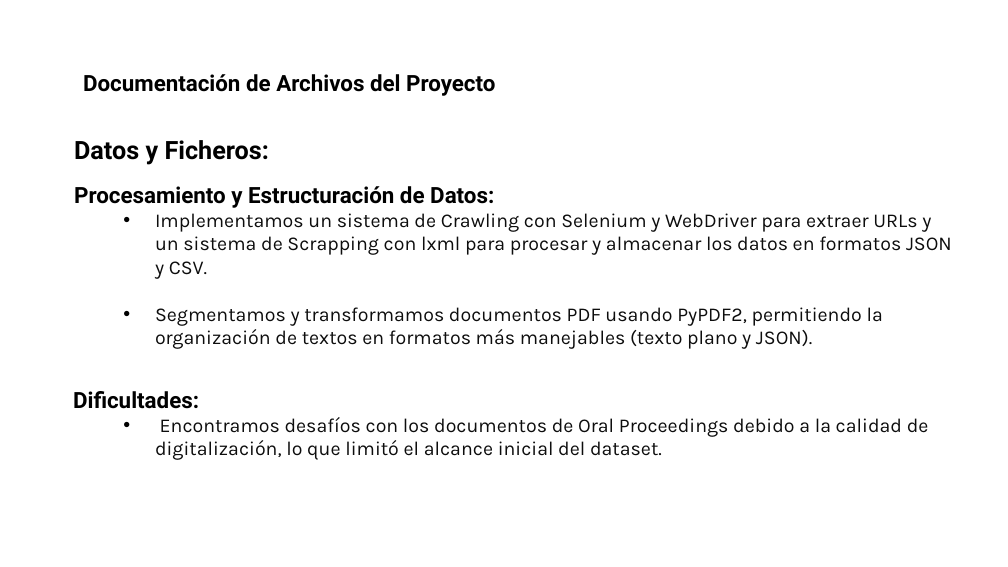
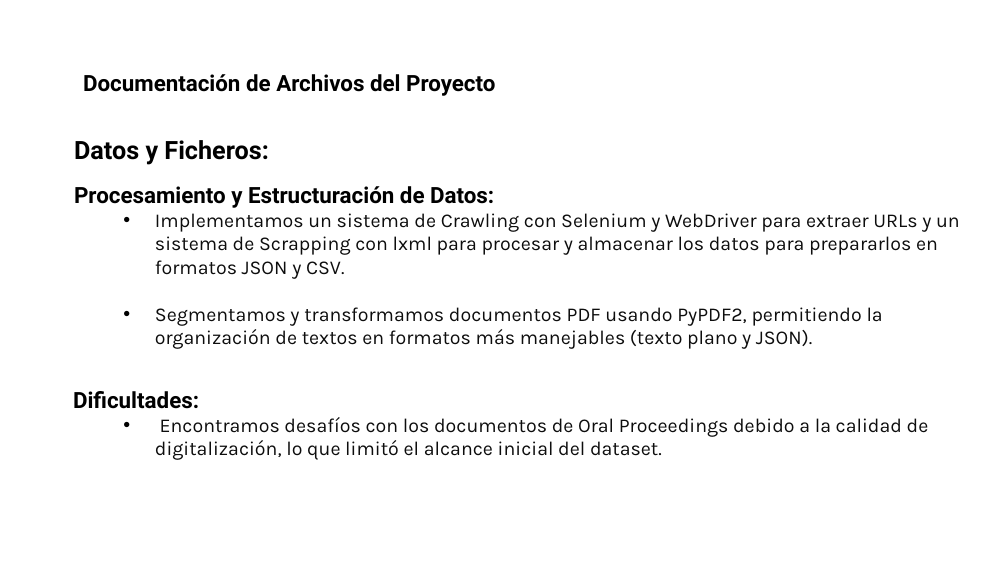
Before and after one commit to pardo2410/ProyectoFinalBootcampBigData, a slide deck: slide 11 of 00 - Presentacion/Data Divers - Presentacion v3.pptx (slide 8 before the commit). Drawn at 1008x567 pixels with LibreOffice and Linux fonts; fonts in the diff are those of the drawing; background and template pictures are left out. Boxes give left, top, right and bottom in pixels: in the first picture for what was removed or moved away, otherwise in the second. Text is boxed around its words. In the diff, an @@ line names an element or a change of style, - is before the commit and + after.

```diff
--- a/00 - Presentacion/Data Divers - Presentacion v3.pptx
+++ b/00 - Presentacion/Data Divers - Presentacion v3.pptx
@@ text at (x1=155, y1=213, x2=960, y2=279): text changed @@
-  • Implementamos un sistema de Crawling con Selenium y WebDriver para extraer URLs y un sistema de Scrapping con lxml para procesar y almacenar los datos en formatos JSON y CSV.
+  • Implementamos un sistema de Crawling con Selenium y WebDriver para extraer URLs y un sistema de Scrapping con lxml para procesar y almacenar los datos para prepararlos en formatos JSON y CSV.
```
Also in this commit, not shown: 12 other slides changed, 6 slides added, 6 slides removed, 1 other file.
